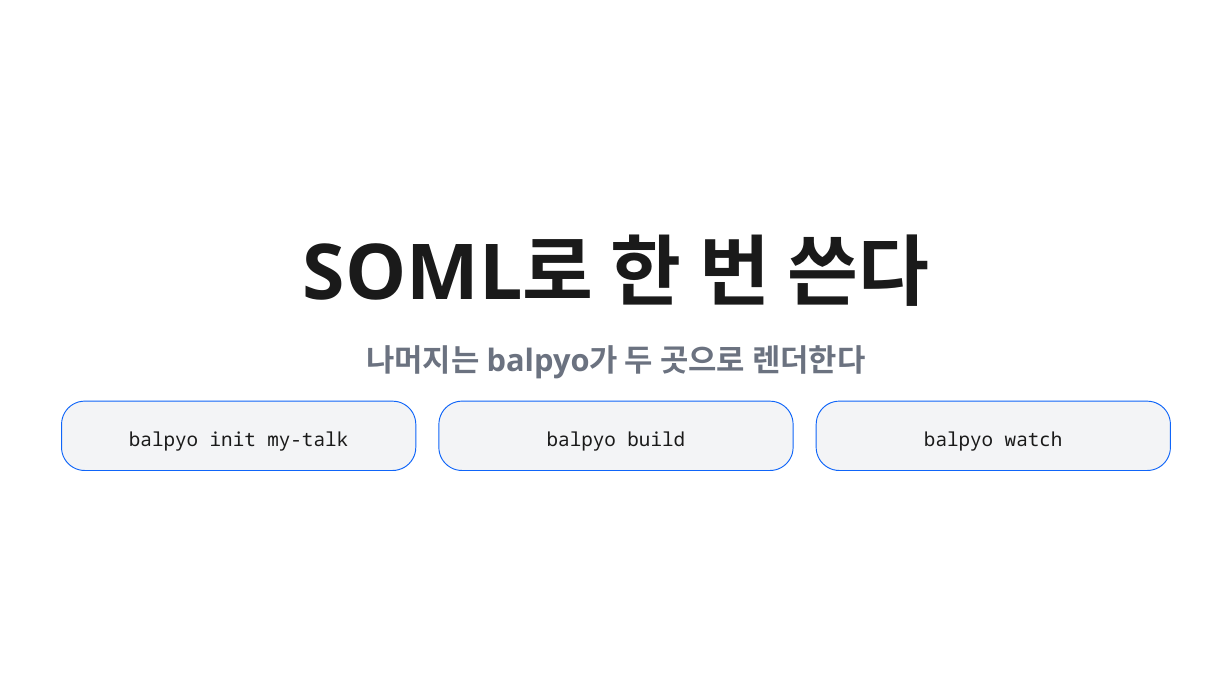
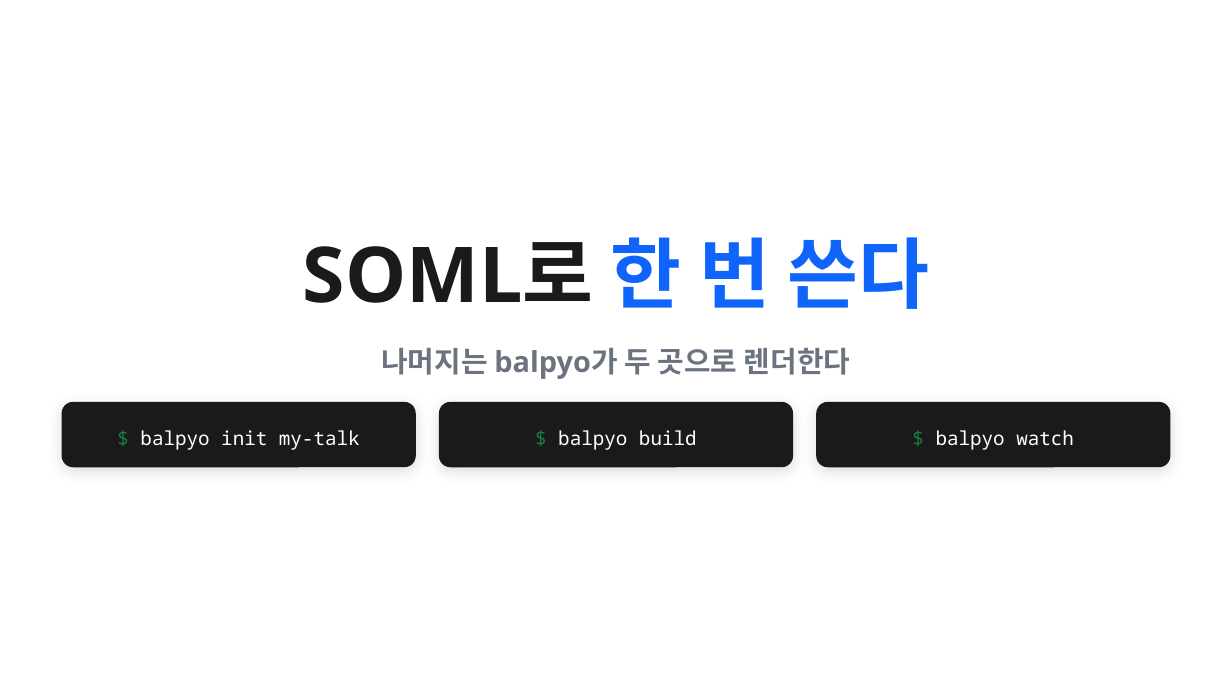
Before and after one commit to k2sebeom/balpyo, a slide deck: slide 12 of examples/showcase/decks/balpyo-intro/balpyo-소개.pptx. Drawn at 1232x693 pixels with LibreOffice and Linux fonts; fonts in the diff are those of the drawing. Boxes give left, top, right and bottom in pixels: in the first picture for what was removed or moved away, otherwise in the second. Text is boxed around its words. In the diff, an @@ line names an element or a change of style, - is before the commit and + after.

```diff
--- a/examples/showcase/decks/balpyo-intro/balpyo-소개.pptx
+++ b/examples/showcase/decks/balpyo-intro/balpyo-소개.pptx
@@ text "SOML로 한 번 쓴다" at (x1=303, y1=237, x2=930, y2=309): text colour #1A1A1A to gradient #0F65F9 to #9333EA in "한 번 쓴다" @@
@@ text "나머지는 balpyo가 두 곳으로 렌더한다" at (x1=381, y1=348, x2=850, y2=379): size 24 to 22.5 pt; line spacing 31.2pt to 29.2pt @@
@@ fill #F3F4F6 to #1A1A1A; outline #0F65F9 0.75 pt to none; shadow on; proportions changed in 3 elements at (x1=62, y1=402, x2=416, y2=468), (x1=439, y1=402, x2=793, y2=468), (x1=816, y1=402, x2=1170, y2=468) @@
@@ text in rounded rectangle at (x1=140, y1=430, x2=360, y2=450): text changed; text colour #1A1A1A to #FFFFFF @@
-balpyo init my-talk
+$ balpyo init my-talk
@@ text in rounded rectangle at (x1=558, y1=430, x2=697, y2=450): text changed; text colour #1A1A1A to #FFFFFF @@
-balpyo build
+$ balpyo build
@@ text in rounded rectangle at (x1=936, y1=430, x2=1074, y2=450): text changed; text colour #1A1A1A to #FFFFFF @@
-balpyo watch
+$ balpyo watch
```
Also in this commit, not shown: 9 other slides changed, 2 slides added, 2 slides removed, 35 other files.
